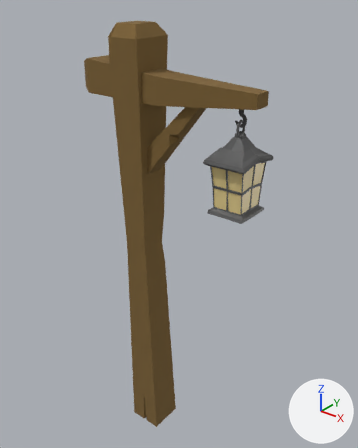
The glTF model assets/models/lamp_post_3.glb as it was, and as the next commit left it.
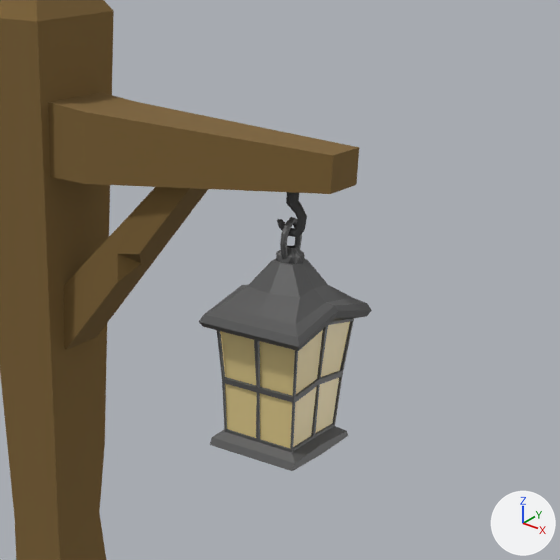
Each version is shown whole from a camera (50 mm lens) standing at (2.8, -3.06, 4.36) and looking at (0.24, 0.14, 2.38), then close up on the part from 34% to 98% of the width and 7% to 58% of the height. Lighting does not change. The marker at lower right points along +X, +Y and +Z. Where no turn or scale is listed for an object, it has been applied to the vertices.
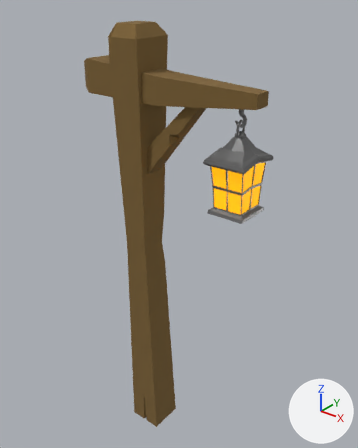
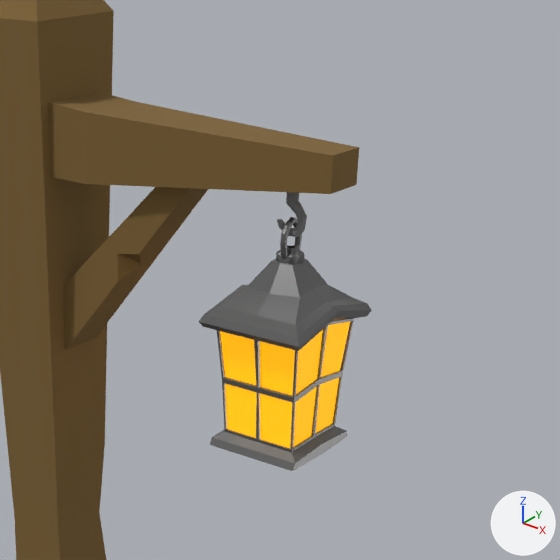
The change, as a diff of the scene's bpy script:
```diff
--- a/assets/models/lamp_post_3.glb.py
+++ b/assets/models/lamp_post_3.glb.py
@@ mat_metal_001 @@
 mat_metal_001 = principled_material('metal.001')
-mat_metal_001.base_color = (0.0749, 0.0749, 0.0749)  # dark grey #4d4d4d
+mat_metal_001.base_color = (0.436, 0.436, 0.436)  # grey #b0b0b0
 mat_metal_001.roughness = 1.0
+mat_metal_001.metallic = 1.0
@@ mat_metal @@
 mat_metal = principled_material('metal')
-mat_metal.base_color = (0.092, 0.092, 0.092)  # dark grey #565656
+mat_metal.base_color = (0.163, 0.163, 0.163)  # grey #707070
+mat_metal.roughness = 0.364
+mat_metal.metallic = 0.6
@@ mat_light @@
 mat_light = principled_material('light')
-mat_light.base_color = (0.8, 0.641, 0.282)  # yellow #e7d191
-mat_light.roughness = 0.309
+mat_light.base_color = (1.0, 0.392, 0.00837)  # orange #ffa817
+mat_light.roughness = 0.0
+mat_light.emission_strength = 1.0
+mat_light.emission_color = (0.787, 0.366, 0.0)  # yellow #e5a300
```

Boxes (x1, y1, x2, y2) around the edits, measured in the close-ups (560 x 560 px):
'Cube.008', recoloured, surface changed: (212, 259, 361, 471) in both
'Cylinder', recoloured, surface changed: (277, 192, 307, 237) in both
